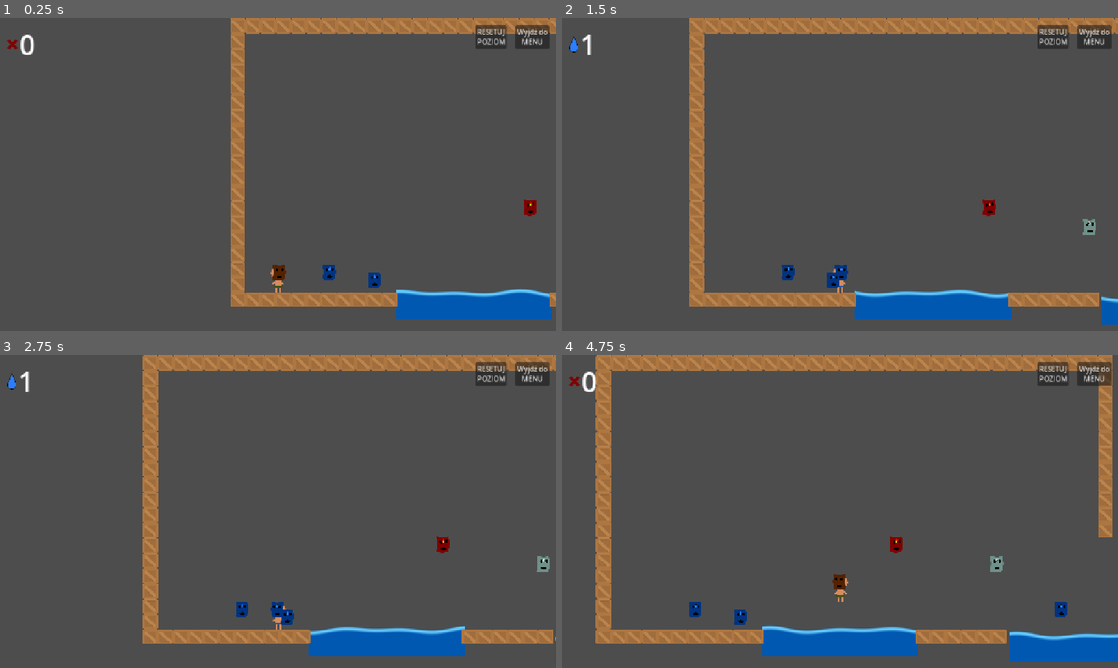
Above: before the commit, frames 1-4 (two rows, left to right).
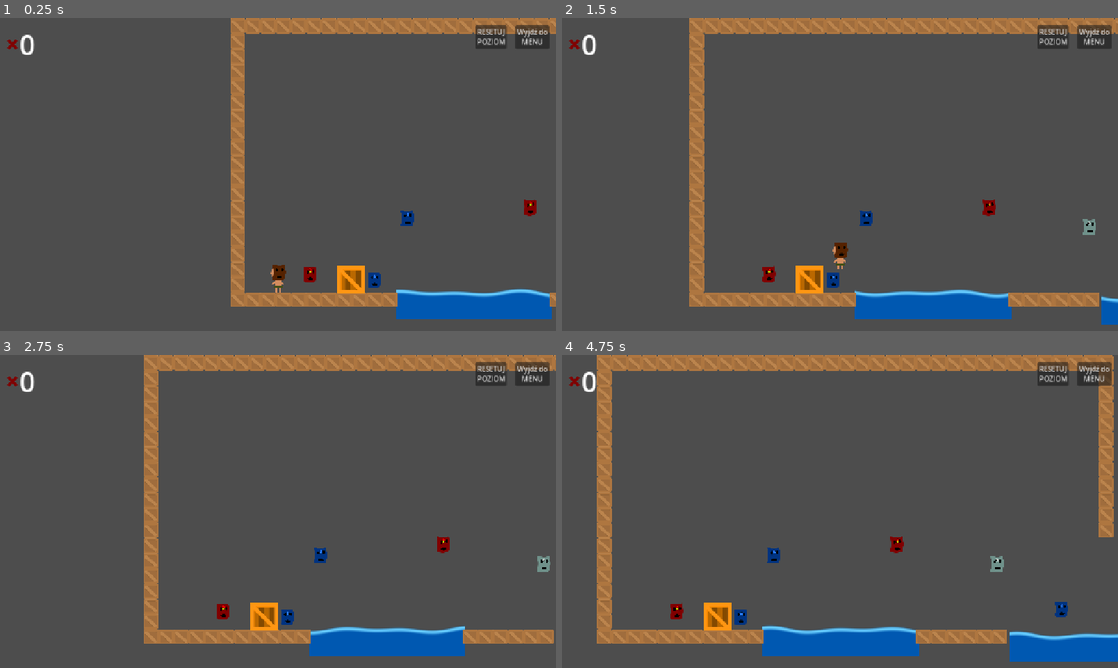
Above: after the commit, the same moments.

Repository: Nabiz/FourElements
Game: Godot game, scene res://Levels/TestLevel.tscn
Same seed, same stepped clock (60 frames per second), same inputs: the game is played once before the commit and once after it. This scene is started directly instead of the project's main scene. The engine's default icon, where the game draws it, is replaced by a stand-in: a white triangle on a blue panel in a dark square.
Inputs:
- Up to frame 1 (0.25 s): no input
- Up to frame 2 (1.5 s): tap Enter (ui_accept) at 0.5, 0.77 s; hold Right (ui_right) from 0.53 s (still down)
- Up to frame 3 (2.75 s): tap Enter (ui_accept) at 1.52 s; release Right (ui_right) at 2.03 s; hold Left (ui_left) from 2.03 s (still down)
- Up to frame 4 (4.75 s): release Left (ui_left) at 2.78 s; hold Right (ui_right) 2.78-4.28 s; tap Enter (ui_accept) at 3.02, 3.77, 4.52 s; hold Left (ui_left) from 4.28 s (still down)

The runs differ from the first frame. In frame 1, 0.8% of the frame differs, in the area x 54-75%, y 61-88%; in frame 2, 1.2%; in frame 3, 1.5%; in frame 4, 1.7%, in the area x 6-100%, y 0-97%.

Commit message:
FireBullet destroys wooden boxes

Diff:
--- a/Levels/TestLevel.tscn
+++ b/Levels/TestLevel.tscn
@@ -6,6 +6,7 @@
 [ext_resource type="PackedScene" uid="uid://cduv0gbami34p" path="res://Scenes/WaterPath.tscn" id="5_2yvdw"]
 [ext_resource type="PackedScene" uid="uid://dl5it1ko4a2hf" path="res://Scenes/FinishArea.tscn" id="5_voj1p"]
 [ext_resource type="PackedScene" uid="uid://cl5y8s2tdfs5i" path="res://Scenes/GUI/EndLevelPopup.tscn" id="6_voj1p"]
+[ext_resource type="PackedScene" uid="uid://bn85t4sjvtkks" path="res://Scenes/WoodBox.tscn" id="7_kxr0u"]
 
 [node name="TestLevel" type="Node2D"]
 
@@ -20,6 +21,9 @@
 element = 2
 
 [node name="MaskPickup3" parent="." instance=ExtResource("2_iqcmb")]
+position = Vector2(184, 589)
+
+[node name="MaskPickup6" parent="." instance=ExtResource("2_iqcmb")]
 position = Vector2(1070, 584)
 element = 2
 
@@ -28,7 +32,7 @@
 element = 4
 
 [node name="MaskPickup5" parent="." instance=ExtResource("2_iqcmb")]
-position = Vector2(228, 584)
+position = Vector2(408, 460)
 element = 2
 
 [node name="TileMapLayer" type="TileMapLayer" parent="."]
@@ -49,3 +53,6 @@
 end_level_popup = NodePath("../EndLevelPopup")
 
 [node name="EndLevelPopup" parent="." instance=ExtResource("6_voj1p")]
+
+[node name="WoodBox" parent="." instance=ExtResource("7_kxr0u")]
+position = Vector2(278, 602)
--- /dev/null
+++ b/Resources/Shaders/WoodBox.gdshader
@@ -0,0 +1,42 @@
+shader_type canvas_item;
+uniform bool is_active = true;
+
+//programatically change this if you want to, remove the progress based on time.
+uniform float progress : hint_range(-1.0,2.0) = 0.0;
+//the width of the burn area, higher values makes the burn wider, 1 makes the burn cover the whole sprite
+uniform float width : hint_range(0.0,2.0) = .2;
+
+//Noise to sample from for the burning
+uniform sampler2D noise;
+//colors to use for the burn color, the progress of the burn goes left to right
+uniform sampler2D colorCurve;
+
+//make this timed or not, if not timed, you must programatically set the burn (such as with a lerp)
+uniform bool timed = true;
+//speed of the burn
+uniform float speed : hint_range(0.0,1.0) = 1.0;
+//hacky way to make this angled, far from perfect. 1.0 is right to left. 0 is bottom to top. outside
+//that range is wierd.
+uniform float angle = 1.0;
+
+float inverse_lerp(float a, float b, float v){
+	return (v-a)/(b-a);
+}
+
+void fragment() {
+	if(is_active)
+	{
+	float burn_progress;
+	if(timed){
+		burn_progress = (fract(TIME * speed / 2.0) * 2.0);
+	}else{
+		burn_progress = progress;
+	}
+	float noise_value = texture(noise,UV).x;
+	float mask = inverse_lerp(1.0 - burn_progress,(1.0 + width) - burn_progress, (UV.x * angle + UV.y * (1.0-angle)));
+	float value = clamp(mask + noise_value,0.0,1.0);
+	vec4 curve_value = texture(colorCurve,vec2(value));
+	COLOR = mix(COLOR, curve_value, value);
+	COLOR.a = min(texture(TEXTURE,UV).a,COLOR.a);
+	}
+}
--- a/Scenes/FireBullet.tscn
+++ b/Scenes/FireBullet.tscn
@@ -3,16 +3,15 @@
 [ext_resource type="Script" uid="uid://iwqov1l3nq2e" path="res://Scripts/FireBullet.gd" id="1_7musd"]
 [ext_resource type="Texture2D" uid="uid://47gyut2y5yen" path="res://icon.svg" id="1_hvu62"]
 
-[sub_resource type="RectangleShape2D" id="RectangleShape2D_w4106"]
+[sub_resource type="CircleShape2D" id="CircleShape2D_7musd"]
 
 [node name="FireBullet" type="Area2D"]
 script = ExtResource("1_7musd")
 
 [node name="CollisionShape2D" type="CollisionShape2D" parent="."]
-shape = SubResource("RectangleShape2D_w4106")
+shape = SubResource("CircleShape2D_7musd")
 
 [node name="Sprite2D" type="Sprite2D" parent="."]
-modulate = Color(1, 0, 0, 1)
 scale = Vector2(0.125, 0.125)
 texture = ExtResource("1_hvu62")
 
--- /dev/null
+++ b/Scenes/WoodBox.tscn
@@ -0,0 +1,82 @@
+[gd_scene load_steps=12 format=3 uid="uid://bn85t4sjvtkks"]
+
+[ext_resource type="Texture2D" uid="uid://cdhc1ip822np6" path="res://Assets/Props/wood_box.png" id="1_f23en"]
+[ext_resource type="Shader" uid="uid://ldfdw86cp5iq" path="res://Resources/Shaders/WoodBox.gdshader" id="1_ky0k4"]
+[ext_resource type="Script" uid="uid://daw6h7cxq31rh" path="res://Scripts/WoodBox.gd" id="1_s4g4q"]
+
+[sub_resource type="Gradient" id="Gradient_ky0k4"]
+offsets = PackedFloat32Array(0, 0.273267, 0.663366, 1)
+colors = PackedColorArray(0, 0, 0, 1, 0.811765, 0, 0, 1, 1, 0.524399, 0.152181, 1, 1, 1, 1, 0)
+
+[sub_resource type="GradientTexture1D" id="GradientTexture1D_s4g4q"]
+gradient = SubResource("Gradient_ky0k4")
+
+[sub_resource type="FastNoiseLite" id="FastNoiseLite_ky0k4"]
+noise_type = 2
+
+[sub_resource type="NoiseTexture2D" id="NoiseTexture2D_kc8y0"]
+noise = SubResource("FastNoiseLite_ky0k4")
+
+[sub_resource type="ShaderMaterial" id="ShaderMaterial_s4g4q"]
+shader = ExtResource("1_ky0k4")
+shader_parameter/is_active = false
+shader_parameter/progress = 0.0
+shader_parameter/width = 0.2
+shader_parameter/noise = SubResource("NoiseTexture2D_kc8y0")
+shader_parameter/colorCurve = SubResource("GradientTexture1D_s4g4q")
+shader_parameter/timed = true
+shader_parameter/speed = 0.5
+shader_parameter/angle = 0.0
+
+[sub_resource type="RectangleShape2D" id="RectangleShape2D_ky0k4"]
+size = Vector2(64, 64)
+
+[sub_resource type="Animation" id="Animation_s4g4q"]
+resource_name = "destroy"
+length = 2.0
+tracks/0/type = "method"
+tracks/0/imported = false
+tracks/0/enabled = true
+tracks/0/path = NodePath(".")
+tracks/0/interp = 1
+tracks/0/loop_wrap = true
+tracks/0/keys = {
+"times": PackedFloat32Array(0, 2),
+"transitions": PackedFloat32Array(1, 1),
+"values": [{
+"args": [],
+"method": &"active_burn_shader"
+}, {
+"args": [],
+"method": &"destroy"
+}]
+}
+
+[sub_resource type="AnimationLibrary" id="AnimationLibrary_kc8y0"]
+_data = {
+&"destroy": SubResource("Animation_s4g4q")
+}
+
+[node name="WoodBox" type="StaticBody2D" node_paths=PackedStringArray("sprite", "animation")]
+script = ExtResource("1_s4g4q")
+sprite = NodePath("Sprite2D")
+animation = NodePath("AnimationPlayer")
+
+[node name="Sprite2D" type="Sprite2D" parent="."]
+material = SubResource("ShaderMaterial_s4g4q")
+texture = ExtResource("1_f23en")
+
+[node name="CollisionShape2D" type="CollisionShape2D" parent="."]
+shape = SubResource("RectangleShape2D_ky0k4")
+
+[node name="AnimationPlayer" type="AnimationPlayer" parent="."]
+libraries = {
+&"": SubResource("AnimationLibrary_kc8y0")
+}
+
+[node name="Area2D" type="Area2D" parent="."]
+
+[node name="CollisionShape2D2" type="CollisionShape2D" parent="Area2D"]
+shape = SubResource("RectangleShape2D_ky0k4")
+
+[connection signal="area_entered" from="Area2D" to="." method="_on_area_2d_area_entered"]
--- a/Scripts/FireBullet.gd
+++ b/Scripts/FireBullet.gd
@@ -1,7 +1,7 @@
 class_name FireBullet
 extends Area2D
 
-var speed = 100
+var speed = 500
 var direction = Vector2.RIGHT
 
 func _physics_process(delta: float) -> void:
--- /dev/null
+++ b/Scripts/WoodBox.gd
@@ -0,0 +1,21 @@
+class_name WoodBox
+extends StaticBody2D
+
+@export var sprite: Sprite2D
+@export var animation: AnimationPlayer
+
+func _ready() -> void:
+	sprite.material.set_shader_parameter("is_active", false)
+
+func play_destroy_animation():
+	animation.play("destroy")
+
+func active_burn_shader():
+	sprite.material.set_shader_parameter("is_active", true)
+
+func destroy():
+	queue_free()
+
+func _on_area_2d_area_entered(area: Area2D) -> void:
+	if area is FireBullet:
+		play_destroy_animation()
Binary file added: Assets/Props/key.png
Not shown, added: Assets/Props/key.png.import
Binary file added: Assets/Props/wood_box.png
Not shown, added: Assets/Props/wood_box.png.import
Not shown: 1 places in Levels/TestLevel.tscn that only renumber resources
Not shown, added: Resources/Shaders/WoodBox.gdshader.uid
Not shown, added: Scripts/WoodBox.gd.uid
